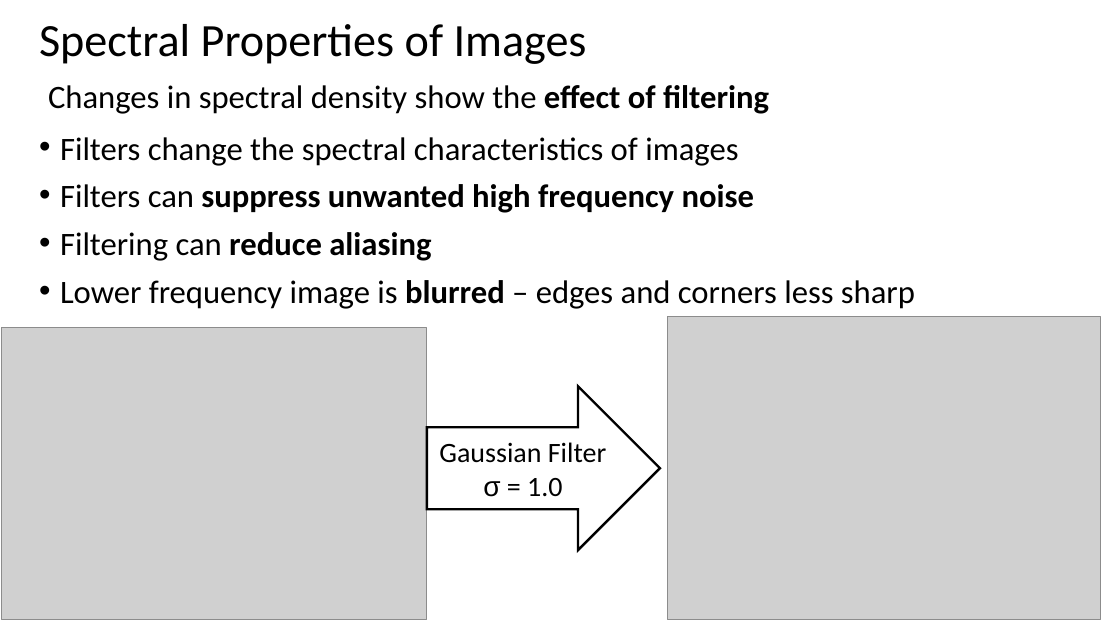
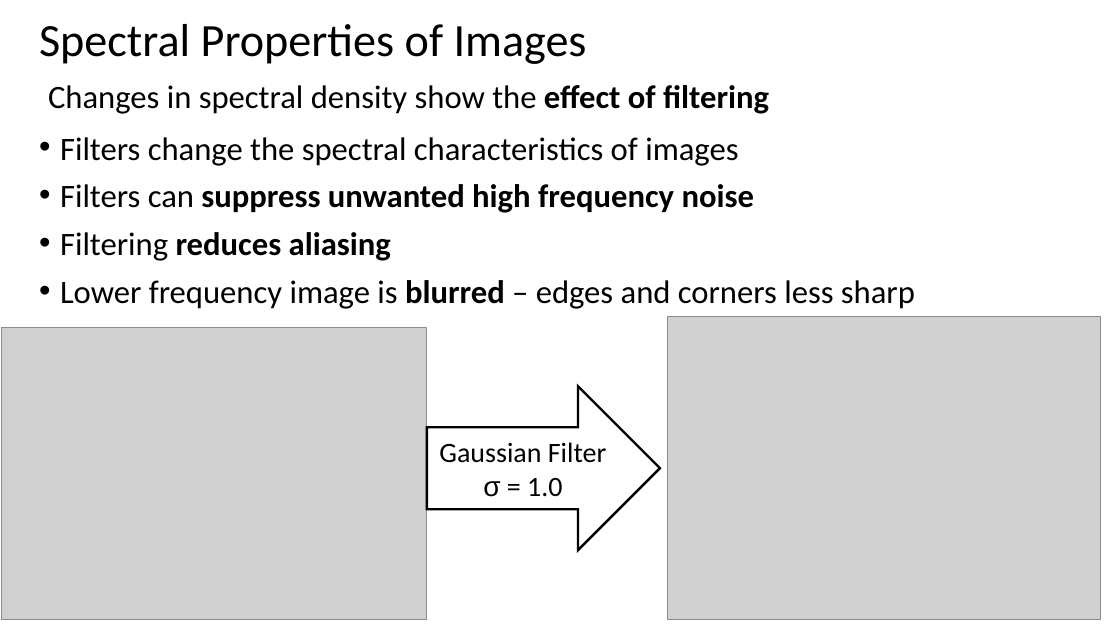
Before and after one commit to StephenElston/CSCI-E25, a slide deck: slide 41 of Slides/2_ConvolutionFilterig.pptx. Drawn at 1120x630 pixels with LibreOffice and Linux fonts; fonts in the diff are those of the drawing; grey boxes stand for pictures. Boxes give left, top, right and bottom in pixels: in the first picture for what was removed or moved away, otherwise in the second. Text is boxed around its words. In the diff, an @@ line names an element or a change of style, - is before the commit and + after.

```diff
--- a/Slides/2_ConvolutionFilterig.pptx
+++ b/Slides/2_ConvolutionFilterig.pptx
@@ text at bbox=[60, 232, 391, 261]: text changed @@
-• Filtering can reduce aliasing
+• Filtering reduces aliasing
```
Also in this commit, not shown: 3 other slides changed.
